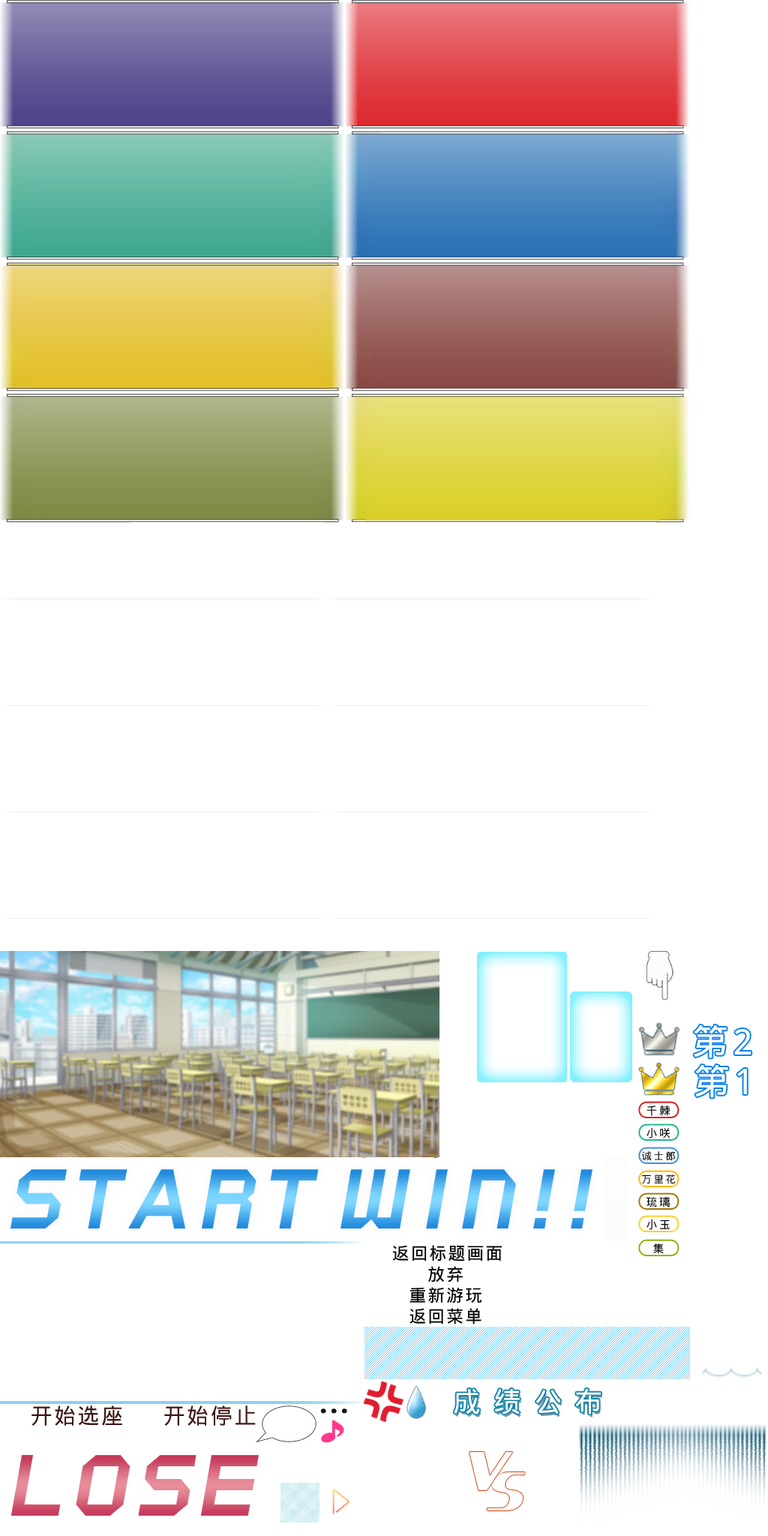
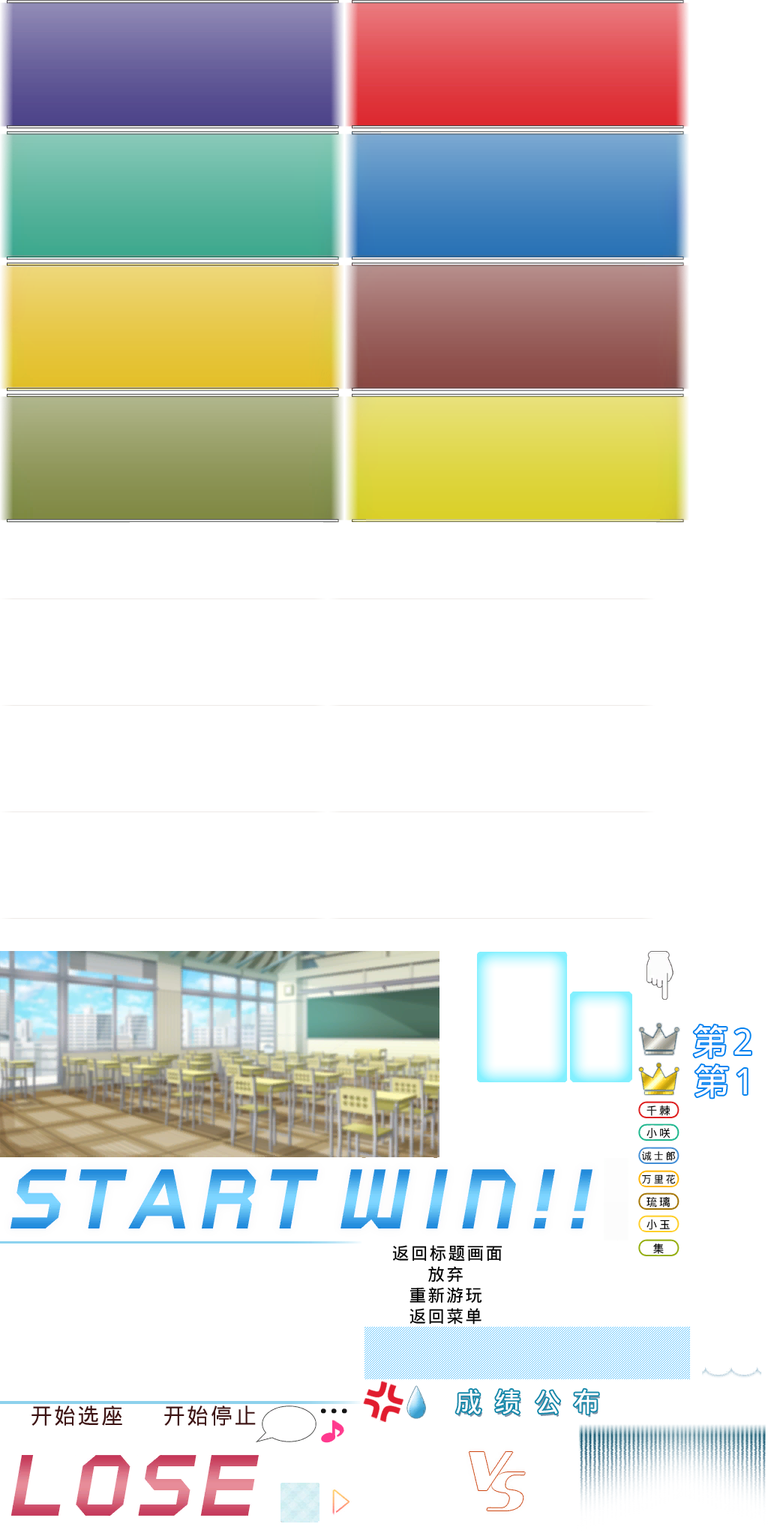
Layers edited between the first and the second 768x1536 image:
painted on "成绩公布" (2nd of 3, in "成绩公布") over (x1=453, y1=1388, x2=601, y2=1415)
painted on "成绩公布" (3rd of 3, in "成绩公布") over (x1=455, y1=1391, x2=603, y2=1418)
